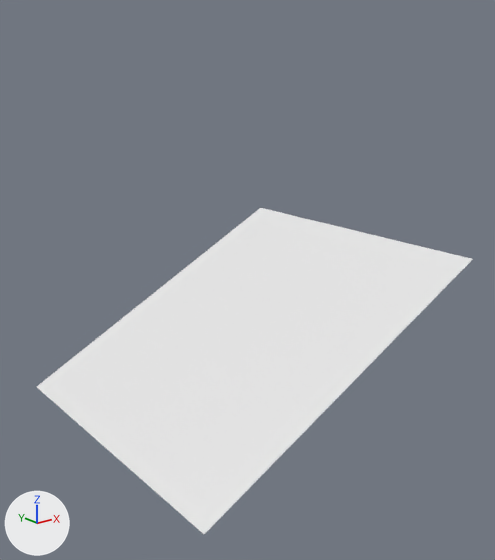
Two versions of the FBX model WaveFunctionColapse/Assets/Tile Set/wfc_module_1.fbx, one commit apart.
Both versions are drawn from a 50 mm camera at (-1.275, -1.633, 1.057) aimed at (-0.015, -0.058, 0.426). Lighting does not change. The marker at lower left points along +X, +Y and +Z. Where no turn or scale is listed for an object, it has been applied to the vertices.

In view in the first picture: 'wfc_module_1'.
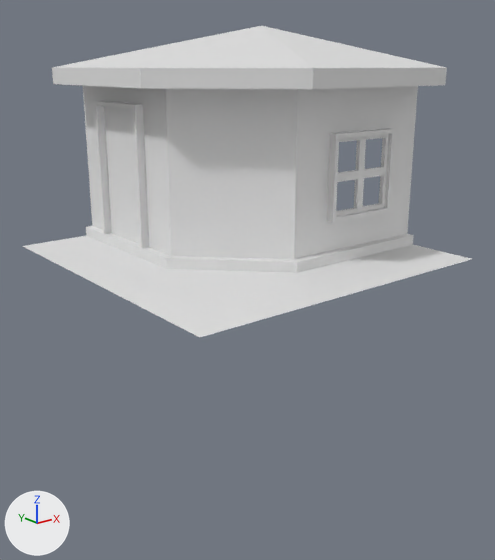
The change, as JSON lines over the scene's bpy script:
```json
{"block": "me_plane_206", "where": "# used by ob_wfc_module_1; location = (0.0, 0.0, 0.0)"}
{"op": "remove", "block": "me_plane_206", "code": "me_plane_206.from_pydata(...)  # 4 vertices, 1 face; spans x -0.5..0.5, y -0.5..0.5, z 0.0..0.5"}
{"op": "add", "block": "me_plane_206", "code": "me_plane_206.from_pydata(...)  # 98 vertices, 88 faces; spans x -0.5..0.5, y -0.5..0.5, z 0.5..1.2"}
{"block": "me_plane_206", "change": "me_plane_206 part 1"}
{"block": "me_plane_206", "change": "3 vertices are removed from x -0.5..0.5, y -0.5..0.5, z 0.0..0.5"}
{"block": "me_plane_206", "change": "1 face is deleted"}
{"block": "me_plane_206", "change": "66 vertices are added at x -0.5..0.5, y -0.5..0.5, z 0.5..1.2"}
{"block": "me_plane_206", "change": "17 new vertices lie (0.0, 0.012, 0.0) away from vertices in x -0.275..0.35, y -0.262..0.363, z 0.531..0.85"}
{"block": "me_plane_206", "change": "9 new vertices lie (0.025, 0.0, 0.0) away from vertices in x -0.275, y 0.125..0.5, z 0.531..0.95"}
{"block": "me_plane_206", "change": "5 new vertices lie (0.0, 0.025, 0.0) away from vertices in x 0.125..0.5, y -0.275, z 0.531..0.875"}
{"block": "me_plane_206", "change": "88 new faces join them"}
```

Location of each change, (x1, y1, x2, y2) in pixels of the pictures (495 x 560 px):
```json
{"object": "wfc_module_1", "change": "reshaped", "before": [37, 208, 473, 534], "after": [23, 26, 471, 337]}
```
